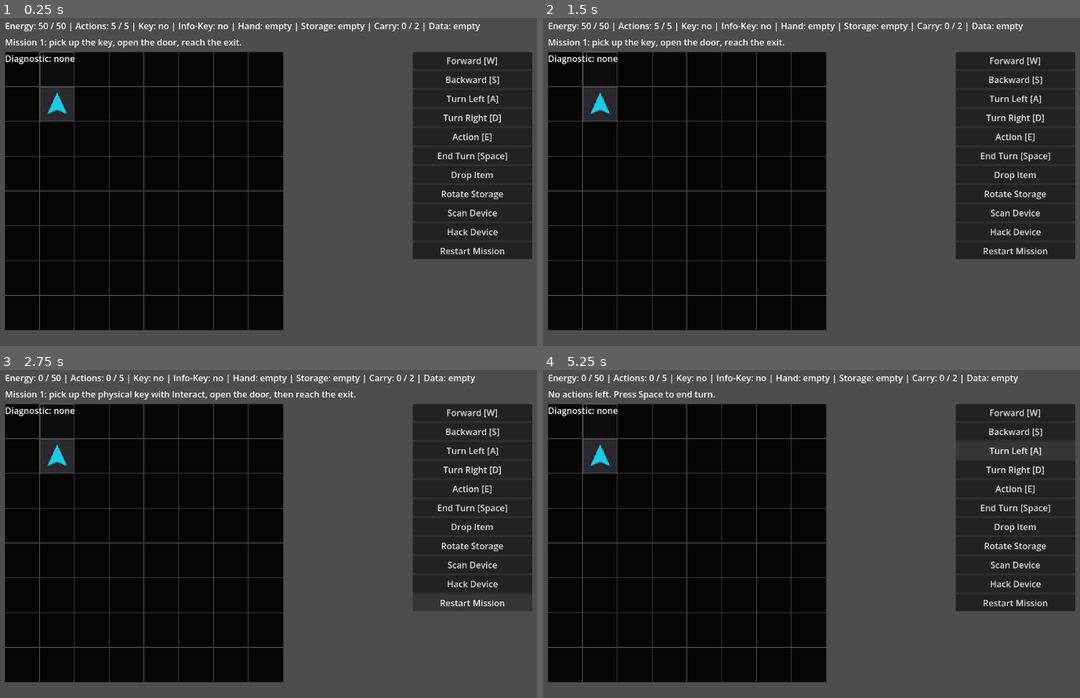
Above: before the commit, frames 1-4 (two rows, left to right).
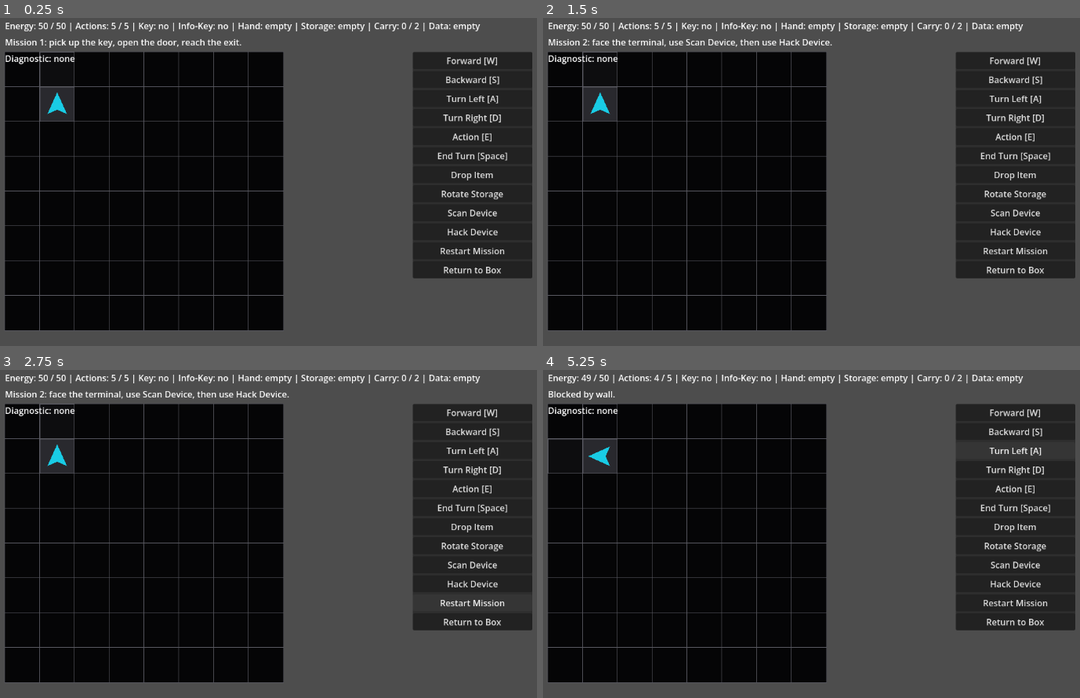
Above: after the commit, the same moments.

Repository: JUSTConnect/bibop
Game: Godot game, scene res://scenes/main.tscn
The game is run twice, just before and just after one commit, with the same random seed, the same clock (stepped at 60 frames per second) and the same inputs.
Inputs (mouse positions are in pixels of both pictures, inside the frame that each line leads up to):
- Up to frame 1 (0.25 s): no input
- Up to frame 2 (1.5 s): click (1015, 270) at 0.5 s, where only the run after the commit has a clickable "Return to Box"; click (999, 277) at 1.25 s, where only the run after the commit has a clickable "Start Mission"
- Up to frame 3 (2.75 s): click "Restart Mission" at 2 s
- Up to frame 4 (5.25 s): click "Restart Mission" at 2.75 s; click "Restart Mission" at 3.5 s; click "Forward [W]" at 4.25 s; click "Turn Left [A]" at 5 s

The runs differ from the first frame. In frame 1, 1.2% of the frame differs, in the area x 76-100%, y 73-80%; in frame 2, 1.7%; in frame 3, 2.9%, in the area x 7-100%, y 1-80%; in frame 4, 2.7%.

Commit message:
Add Return to Box action during missions

Diff:
--- a/scripts/bipob/bipob_controller.gd
+++ b/scripts/bipob/bipob_controller.gd
@@ -4,6 +4,7 @@
 signal status_changed
 signal hint_requested(message: String)
 signal mission_completed
+signal returned_to_box
 
 enum Direction {
 	NORTH,
@@ -289,6 +290,26 @@
 	update_world_position()
 	status_changed.emit()
 	hint_requested.emit(get_current_mission_goal_hint())
+
+func return_to_box() -> void:
+	if mission_finished:
+		returned_to_box.emit()
+		return
+
+	mission_finished = true
+	last_diagnostic_result = null
+
+	if held_module != null:
+		add_module_to_box_storage(held_module)
+		held_module = null
+
+	if stored_physical_module != null:
+		add_module_to_box_storage(stored_physical_module)
+		stored_physical_module = null
+
+	hint_requested.emit("Returned to box. Mission attempt aborted.")
+	status_changed.emit()
+	returned_to_box.emit()
 
 func store_digital_record(record_id: String, display_name: String, description: String = "") -> void:
 	if record_id.is_empty():
--- a/scripts/ui/game_ui.gd
+++ b/scripts/ui/game_ui.gd
@@ -32,6 +32,7 @@
 var scan_device_button: Button
 var hack_device_button: Button
 var restart_mission_button: Button
+var return_to_box_button: Button
 var drop_item_button: Button
 var rotate_storage_button: Button
 var start_mission_warning_acknowledged: bool = false
@@ -129,6 +130,12 @@
 		restart_mission_button.focus_mode = Control.FOCUS_NONE
 		command_list.add_child(restart_mission_button)
 		restart_mission_button.pressed.connect(_on_restart_mission_button_pressed)
+		return_to_box_button = Button.new()
+		return_to_box_button.name = "ReturnToBoxButton"
+		return_to_box_button.text = "Return to Box"
+		return_to_box_button.focus_mode = Control.FOCUS_NONE
+		command_list.add_child(return_to_box_button)
+		return_to_box_button.pressed.connect(_on_return_to_box_button_pressed)
 
 	if move_forward_button != null:
 		move_forward_button.pressed.connect(_on_move_forward_pressed)
@@ -162,6 +169,7 @@
 	bipob.status_changed.connect(update_status)
 	bipob.hint_requested.connect(show_hint)
 	bipob.mission_completed.connect(show_box_screen)
+	bipob.returned_to_box.connect(show_box_screen)
 
 	update_status()
 	update_box_status()
@@ -372,6 +380,16 @@
 	update_status()
 	update_diagnostic_status()
 	update_box_status()
+
+func _on_return_to_box_button_pressed() -> void:
+	if bipob == null:
+		return
+	bipob.return_to_box()
+	if box_screen != null and not box_screen.visible:
+		show_box_screen()
+	update_status()
+	update_box_status()
+	update_diagnostic_status()
 
 func update_status() -> void:
 	if bipob == null:
